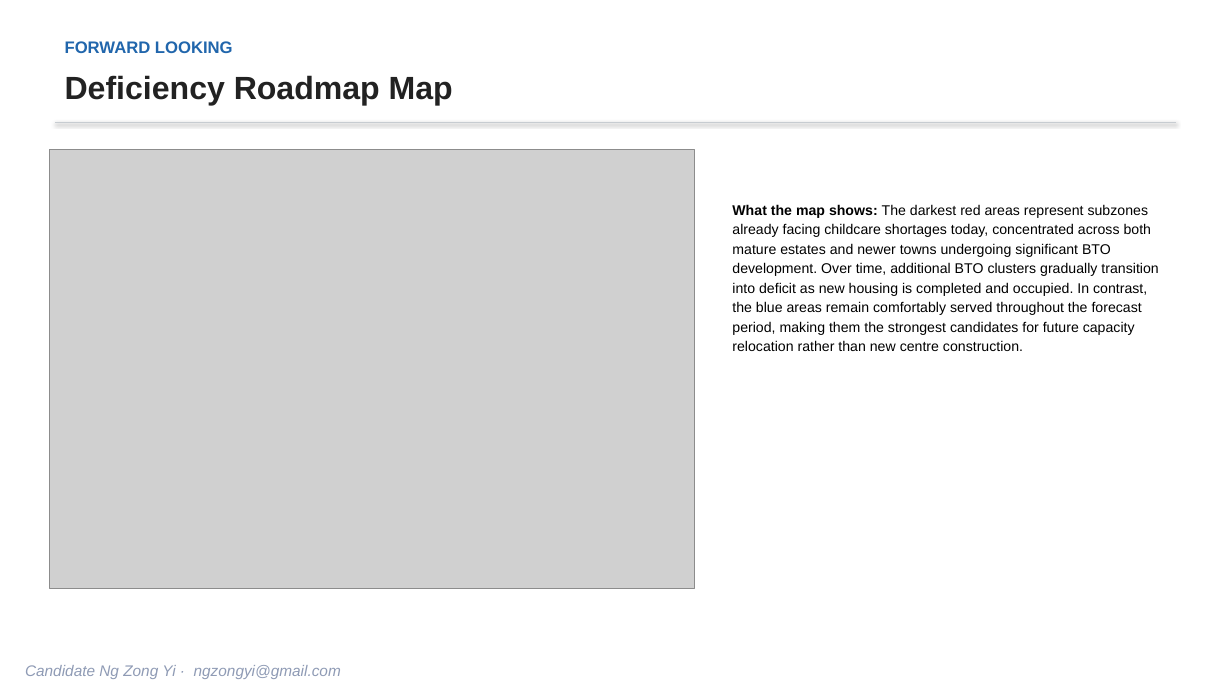
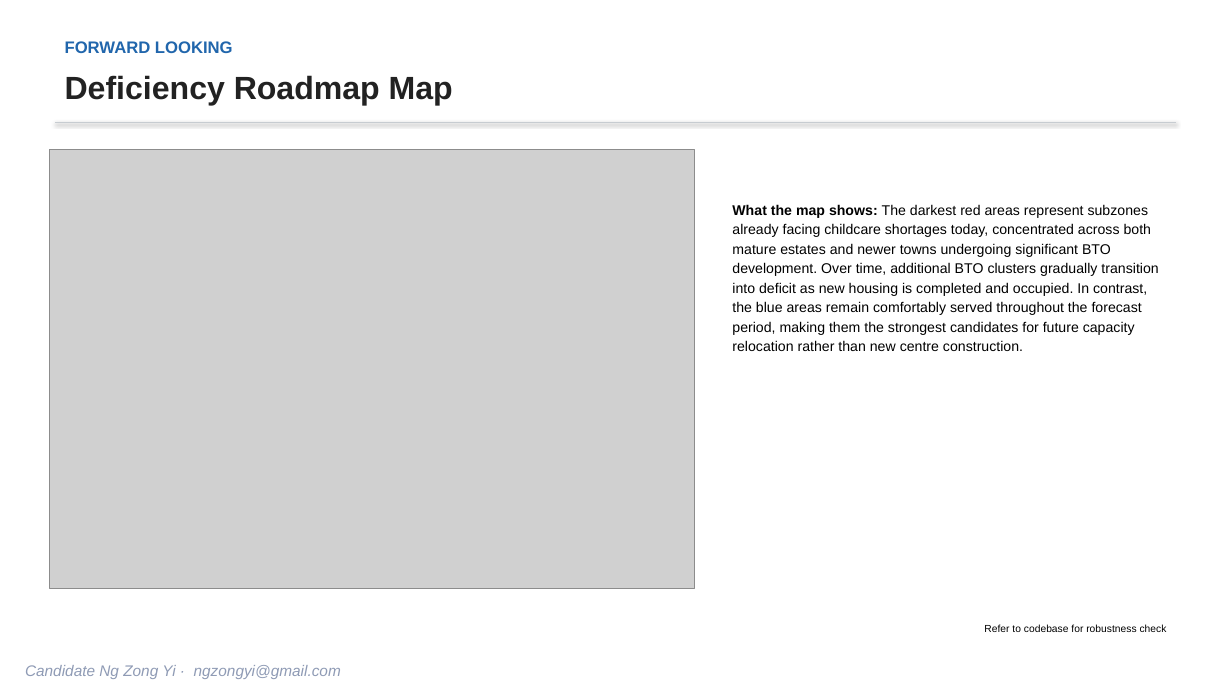
Before and after one commit to ngzongyi/govtech_geospatial, a slide deck: slide 14 of section-2-case-study/slides/preschool_demand_supply_slides.pptx (slide 13 before the commit). Drawn at 1232x693 pixels with LibreOffice and Linux fonts; fonts in the diff are those of the drawing; grey boxes stand for pictures. Boxes give left, top, right and bottom in pixels: in the first picture for what was removed or moved away, otherwise in the second. Text is boxed around its words. In the diff, an @@ line names an element or a change of style, - is before the commit and + after.

```diff
--- a/section-2-case-study/slides/preschool_demand_supply_slides.pptx
+++ b/section-2-case-study/slides/preschool_demand_supply_slides.pptx
@@ text added at box(984, 624, 1167, 632), 8 pt, text #000000 @@
+Refer to codebase for robustness check
```
Also in this commit, not shown: 3 other slides changed, 1 slide added, 3 other files.
